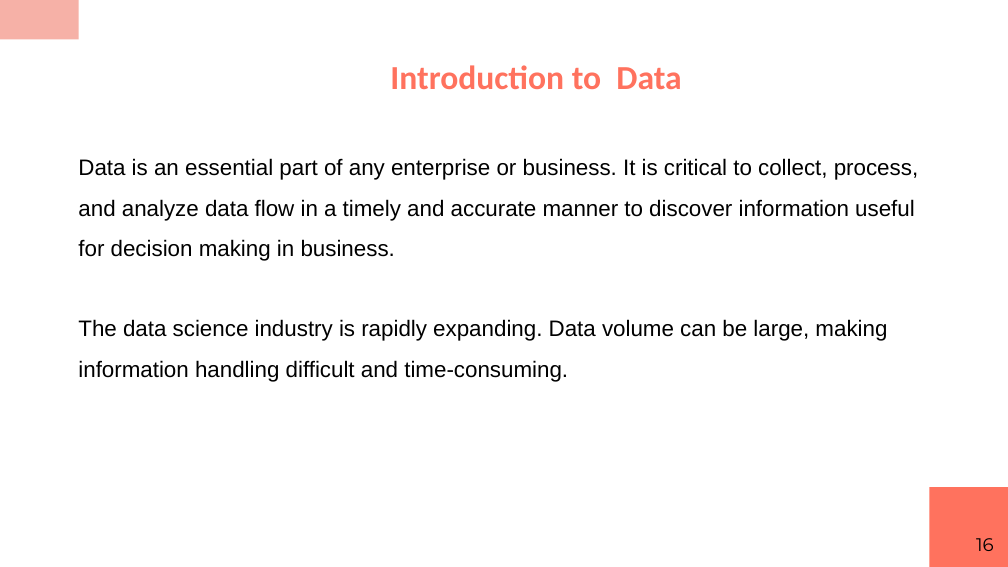
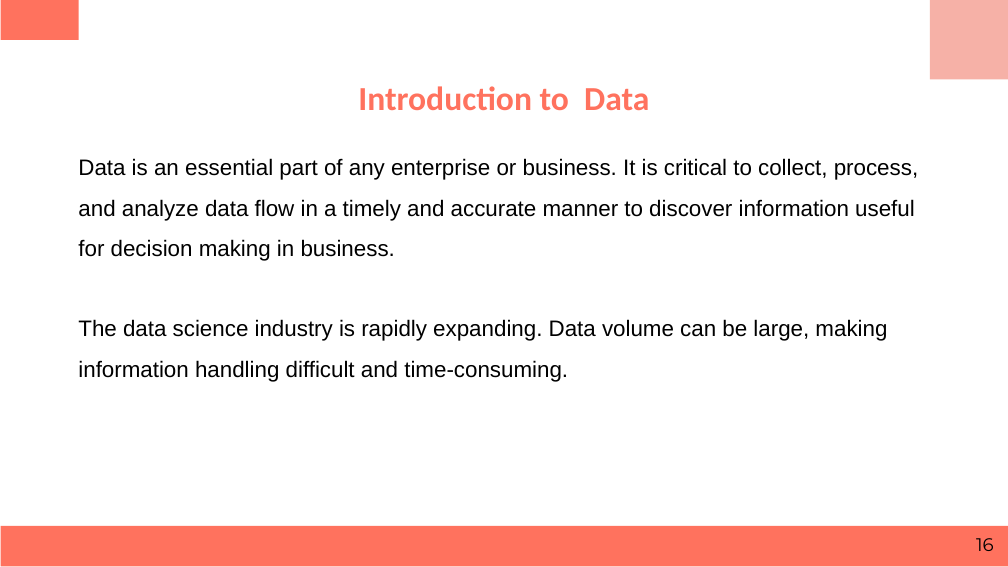
Before and after one commit to RashmivernekarN/ai_with_python_keonics, a slide deck: slide 16 of Module3/Business Statistics.pptx. Drawn at 1008x567 pixels with LibreOffice and Linux fonts; fonts in the diff are those of the drawing. Boxes give left, top, right and bottom in pixels: in the first picture for what was removed or moved away, otherwise in the second. Text is boxed around its words. In the diff, an @@ line names an element or a change of style, - is before the commit and + after.

```diff
--- a/Module3/Business Statistics.pptx
+++ b/Module3/Business Statistics.pptx
@@ rectangle at bbox=[1, 0, 79, 39]: fill #F6B1A7 to #FF725E @@
@@ rectangle added at bbox=[930, 0, 1008, 79], fill #F6B1A7 @@
@@ title "Introduction to Data": place and size @@
-title "Introduction to Data" at bbox=[390, 65, 681, 89]
+title "Introduction to Data" at bbox=[358, 86, 649, 110]
@@ rectangle removed at bbox=[929, 487, 1008, 566] @@
@@ rectangle added at bbox=[1, 526, 1008, 566], fill #FF725E @@
```
Also in this commit, not shown: 105 other slides changed, 1 slide added.
